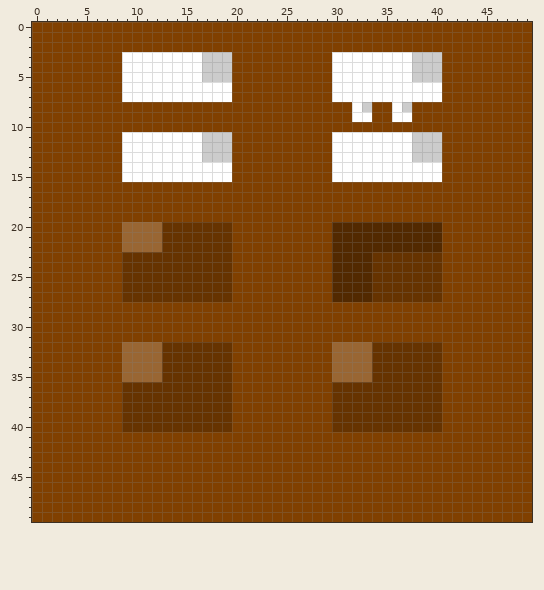
Two versions of one pixel-art sprite, public/images/door.png. This is how it looked before the edit.
The file is 50x50 pixels.
After the commit:
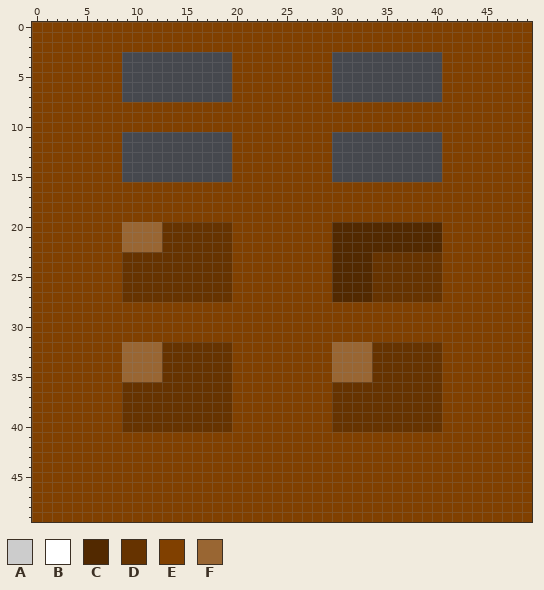
Palette (. is transparent): A #cccccc  B #ffffff  C #522900  D #663300  E #804000  F #996633
From the commit log: altered ground color and added windows to door
Changes in this commit:
The author changed colour A to colour E in row 8 at x 33 and 37.
The author changed colour B to colour E in row 8 at x 32 and 36; in row 9 at x 32 to 33 and 36 to 37.
The author cleared colour A in rows 3 to 5 at x 17 to 19 and 38 to 40; in rows 11 to 13 at x 17 to 19 and 38 to 40.
The author cleared colour B in rows 3 to 5 at x 9 to 16 and 30 to 37; in rows 6 to 7 at x 9 to 19 and 30 to 40; in rows 11 to 13 at x 9 to 16 and 30 to 37; in rows 14 to 15 at x 9 to 19 and 30 to 40.
